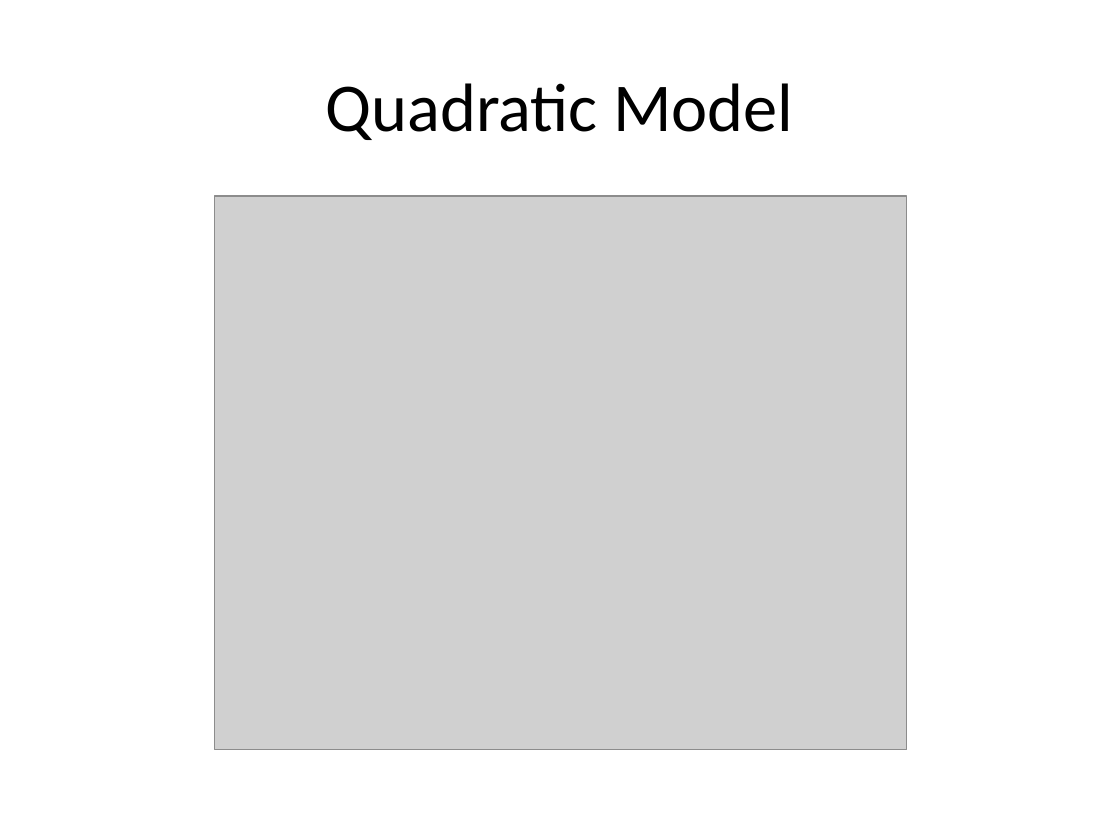
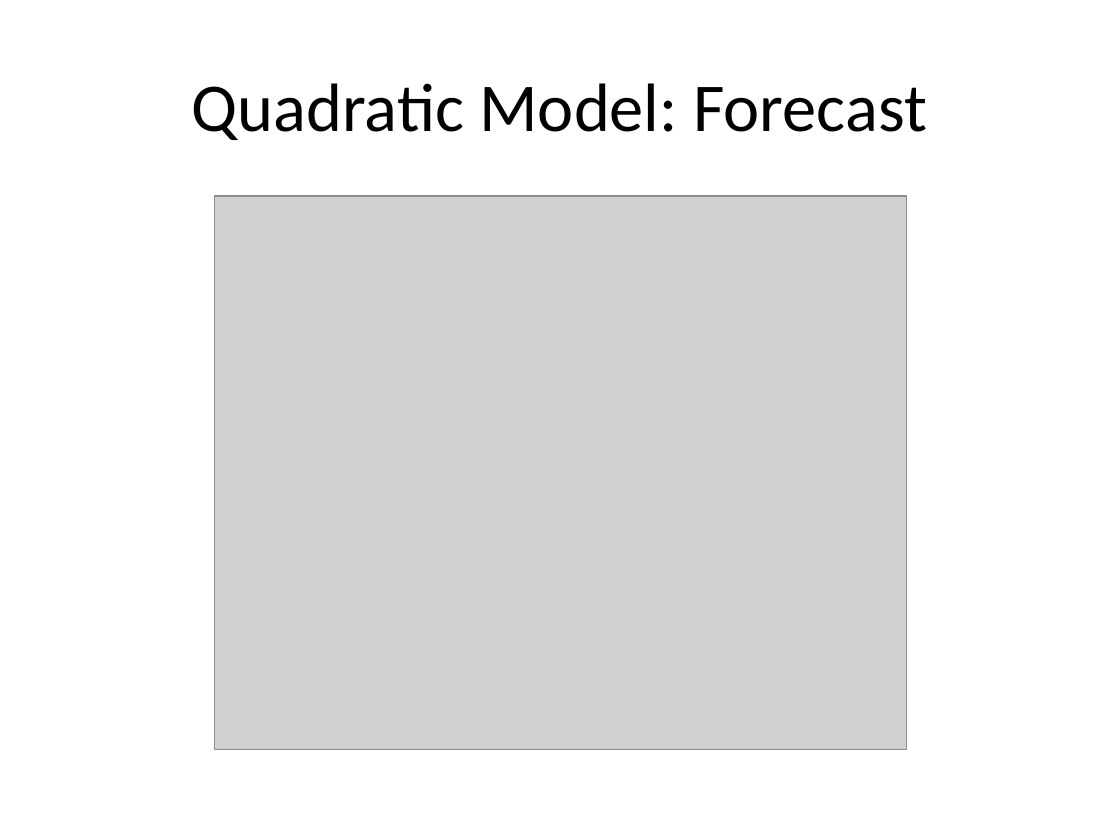
Before and after one commit to GeorgeAaronG/Group-7-Covid-19-ML-Project, a slide deck: slide 10 of covid19.pptx. Drawn at 1120x840 pixels with LibreOffice and Linux fonts; fonts in the diff are those of the drawing; grey boxes stand for pictures. Boxes give left, top, right and bottom in pixels: in the first picture for what was removed or moved away, otherwise in the second. Text is boxed around its words. In the diff, an @@ line names an element or a change of style, - is before the commit and + after.

Commit message:
Powerpoint version 3.

```diff
--- a/covid19.pptx
+++ b/covid19.pptx
@@ title at box(192, 83, 927, 140): text changed @@
-Quadratic Model
+Quadratic Model: Forecast
```
Also in this commit, not shown: 6 other slides changed, 7 slides added, 2 slides removed, 1 other file.
